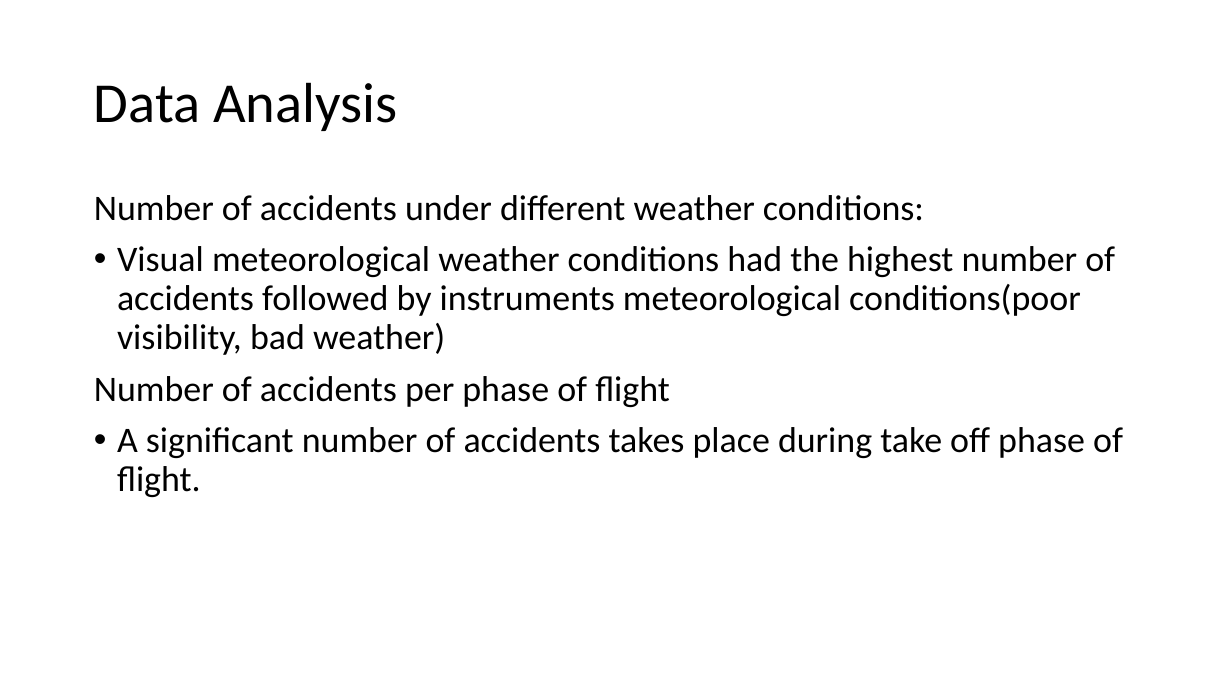
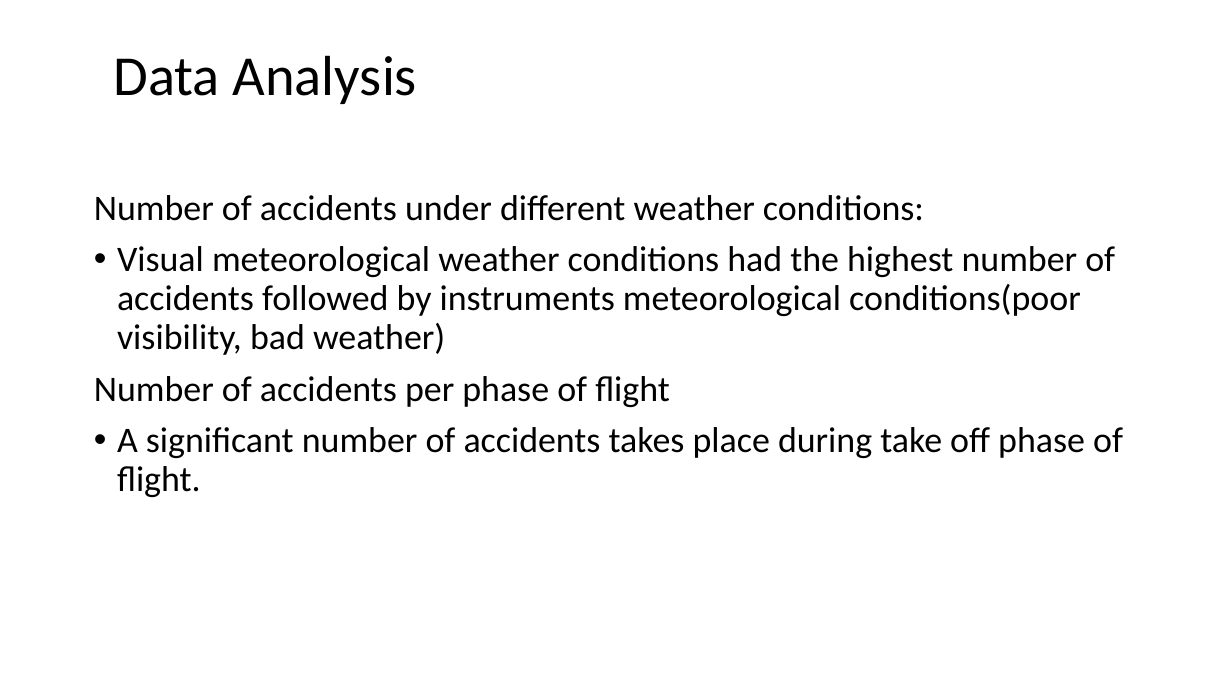
Before and after one commit to KabiraKabira7/aviation-risk-analysis, a slide deck: slide 8 of presentation.pdf.pptx (slide 7 before the commit). Drawn at 1232x693 pixels with LibreOffice and Linux fonts; fonts in the diff are those of the drawing. Boxes give left, top, right and bottom in pixels: in the first picture for what was removed or moved away, otherwise in the second. Text is boxed around its words. In the diff, an @@ line names an element or a change of style, - is before the commit and + after.

```diff
--- a/presentation.pdf.pptx
+++ b/presentation.pdf.pptx
@@ title "Data Analysis": place and size @@
-title "Data Analysis" at [94,82,397,131]
+title "Data Analysis" at [113,55,417,104]
```
Also in this commit, not shown: 1 other slide changed, 3 slides added, 1 other file.
